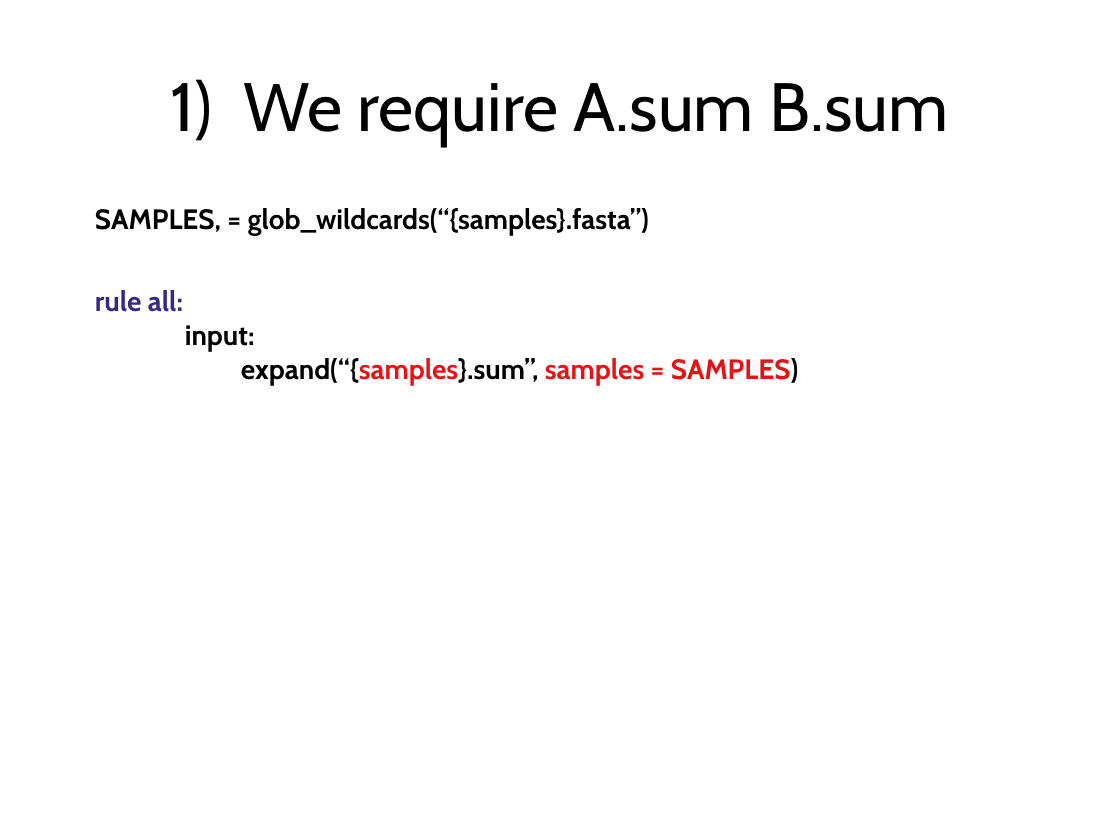
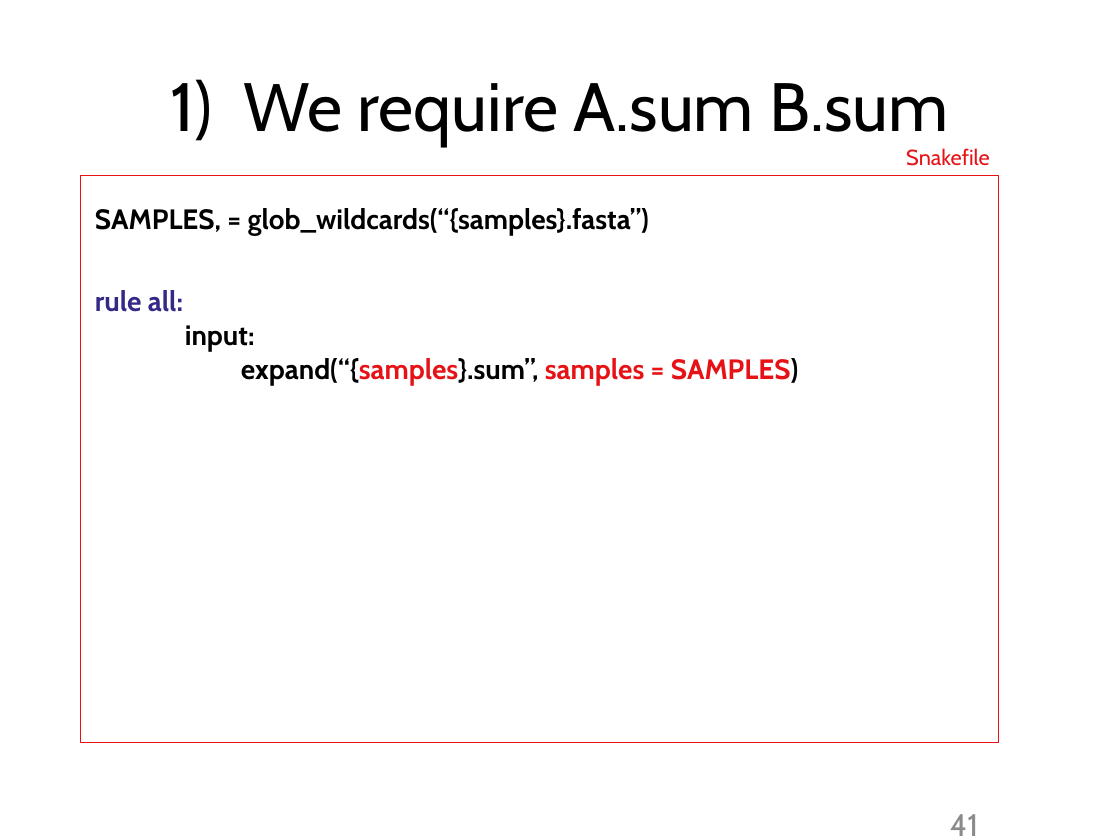
Before and after one commit to tobyhodges/siakemake-tutorial, a slide deck: slide 41 of Snakemake-introduction.pptx. Drawn at 1120x840 pixels with LibreOffice and Linux fonts; fonts in the diff are those of the drawing; background and template pictures are left out. Boxes give left, top, right and bottom in pixels: in the first picture for what was removed or moved away, otherwise in the second. Text is boxed around its words. In the diff, an @@ line names an element or a change of style, - is before the commit and + after.

```diff
--- a/Snakemake-introduction.pptx
+++ b/Snakemake-introduction.pptx
@@ text added at bbox=[906, 148, 990, 166], 14 pt, text #E61216 @@
+Snakefile
@@ rectangle added at bbox=[81, 176, 998, 743], outline #E61216 0.75 pt @@
@@ page number added at bbox=[950, 814, 978, 836], 20 pt, text #8C8C8C @@
+41
```
Also in this commit, not shown: 28 other slides changed.
